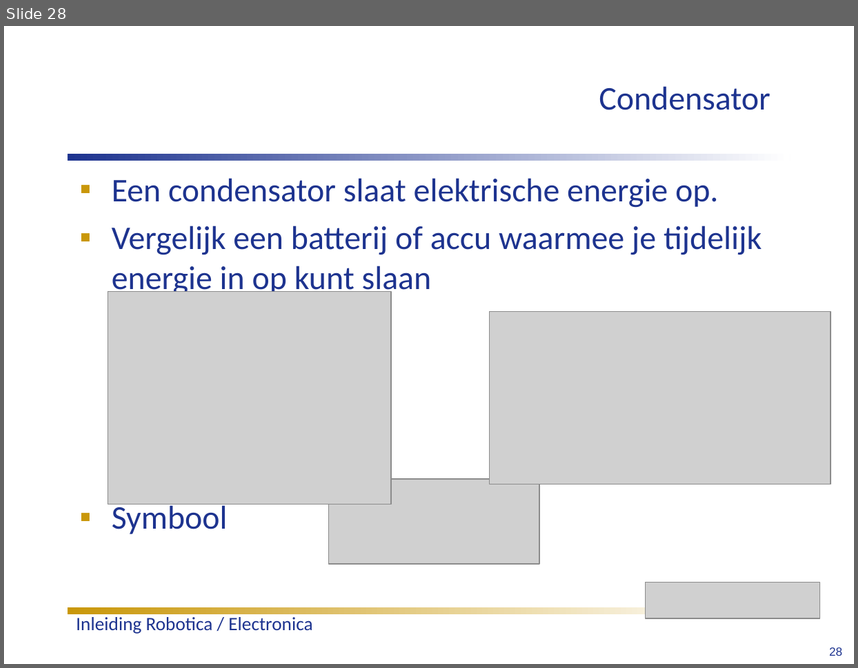
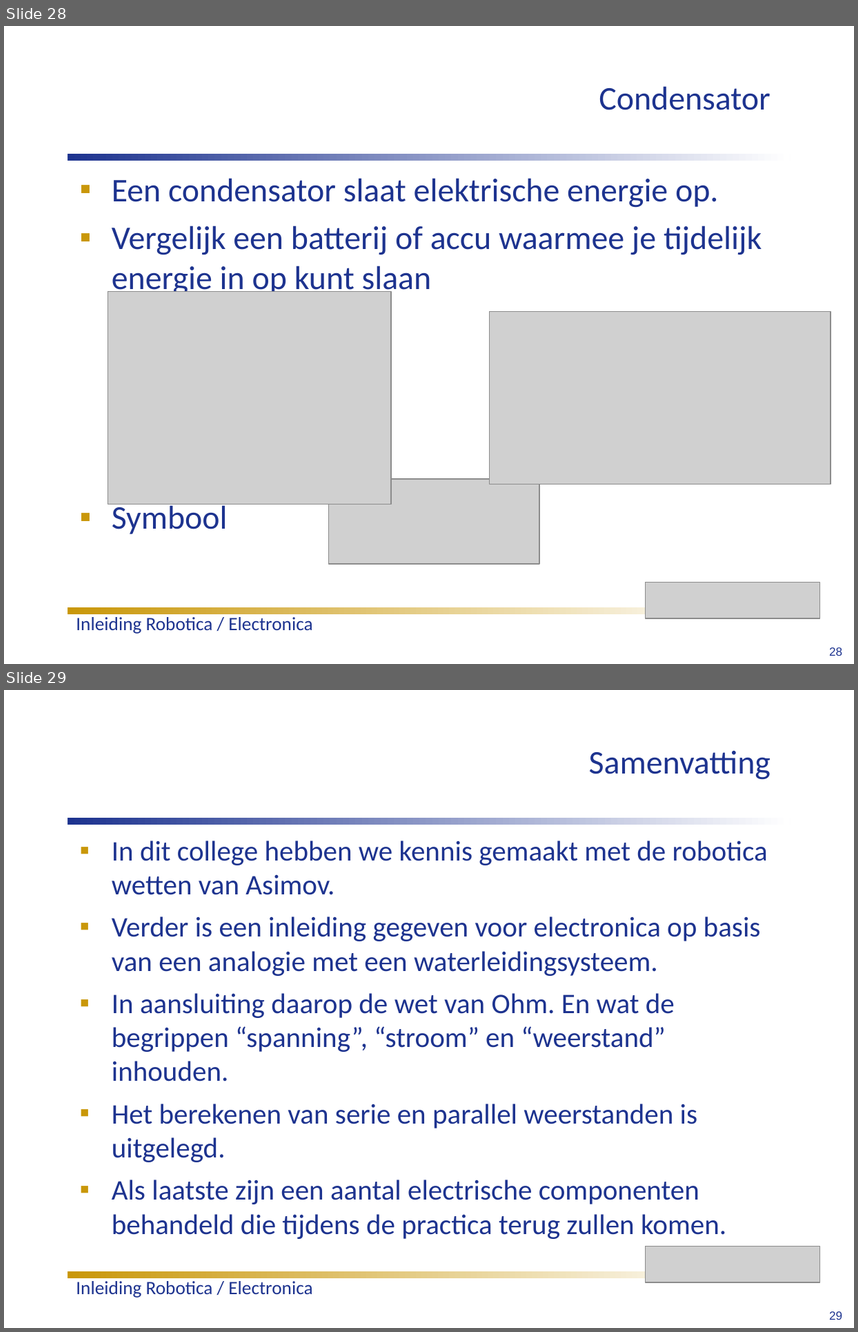
Before and after one commit to humiq/Greendevelopment, a slide deck: trunk/documents/Colleges/ISIROB College 1.ppt. Shown one above the other, each under a label of ours: slide 28 before the commit, slides 28 and 29 after it. The pictures are 858x668 and 858x1332 pixels, drawn with LibreOffice and Linux fonts; fonts in the diff are those of the drawing; grey boxes stand for pictures; background and template pictures are left out. Boxes give left, top, right and bottom in pixels: in the first picture for what was removed or moved away, otherwise in the second. Text is boxed around its words. In the diff, an @@ line names an element or a change of style, - is before the commit and + after.

```diff
--- a/trunk/documents/Colleges/ISIROB College 1.ppt
+++ b/trunk/documents/Colleges/ISIROB College 1.ppt
@@ slide 29 added at [4,690,854,1328], background #FFFFFF; not listed: 2 template elements that a slide beside it also shows @@
@@ title added at [589,751,771,780], 28 pt, text #1D338F @@
+Samenvatting
@@ rectangle added at [67,818,791,825], fill gradient #1D338F to #FFFFFF @@
@@ text added at [112,840,768,1239], 24 pt, text #1D338F @@
+▪ In dit college hebben we kennis gemaakt met de robotica wetten van Asimov.
+▪ Verder is een inleiding gegeven voor electronica op basis van een analogie met een waterleidingsysteem.
+▪ In aansluiting daarop de wet van Ohm. En wat de begrippen “spanning”, “stroom” en “weerstand” inhouden.
+▪ Het berekenen van serie en parallel weerstanden is uitgelegd.
+▪ Als laatste zijn een aantal electrische componenten behandeld die tijdens de practica terug zullen komen.
@@ picture added at [645,1246,820,1283] @@
@@ rectangle added at [67,1270,748,1277], fill gradient #C99709 to #FFFFFF @@
@@ text added at [76,1281,312,1297], 16 pt, text #1D338F @@
+Inleiding Robotica / Electronica
@@ page number added at [829,1311,842,1319], 10 pt, text #1D338F @@
+29
```
Also in this commit, not shown: 2 slides changed, 3 other slides added, 5 other files.
